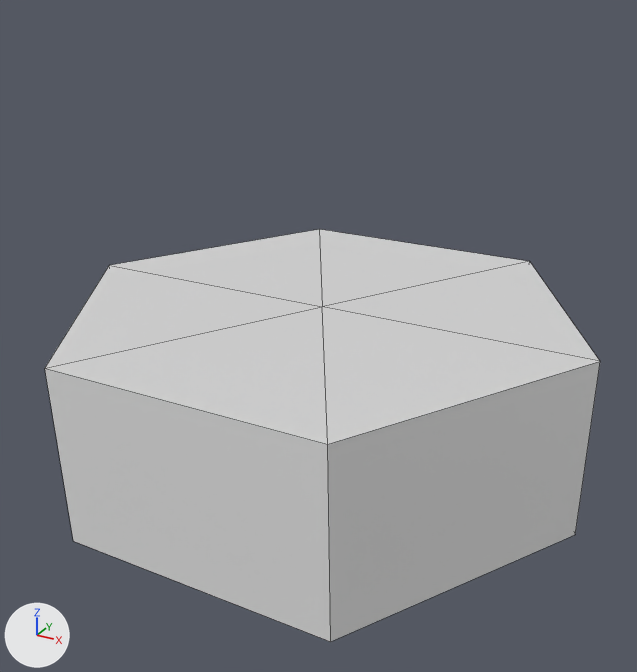
Before and after pictures for a commit that changed the FBX model Assets/Models/Environment/envMountain/envMountainLow.fbx.
Rendered twice from a 50 mm camera at (0.832, -1.53, 1.076) aimed at (0.019, -0.051, 0.336). Every picture has the same lights, and +X, +Y and +Z are marked at lower left. Mesh edges are drawn as thin lines. Materials are left out; every surface is plain grey. Where no turn or scale is listed for an object, it has been applied to the vertices.

Names of what the first picture shows: 'envMountainLow'.
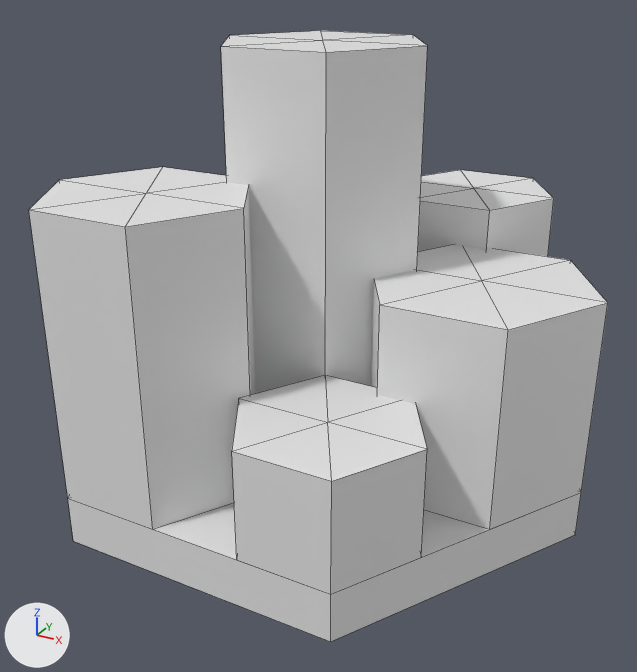
Where the change shows, as pixel boxes (x1, y1, x2, y2) in the pictures (637 x 672 px; the box of a moved part takes in the faces that stretch with it):
```json
{"object": "envMountainLow", "change": "reshaped", "before": [45, 229, 600, 642], "after": [29, 31, 608, 642], "on screen": "48% taller"}
{"part": 1, "of": "me_mesh", "change": "added", "after": [29, 167, 255, 529]}
{"part": 2, "of": "me_mesh", "change": "added", "after": [232, 376, 427, 594]}
{"part": 3, "of": "me_mesh", "change": "added", "after": [371, 245, 608, 529]}
{"part": 4, "of": "me_mesh", "change": "added", "after": [418, 170, 554, 257]}
{"part": 5, "of": "me_mesh", "change": "added", "after": [221, 31, 427, 394]}
{"part": 6, "of": "me_mesh", "change": "moved or reshaped", "before": [45, 229, 600, 627], "after": [68, 492, 581, 627]}
```

The change, as JSON lines over the scene's bpy script:
```json
{"block": "me_mesh", "where": "# used by ob_envmountainlow; location = (0.0, 0.0, 0.0)"}
{"block": "me_mesh", "where": "# verts and faces of me_mesh; kept vertices keep their numbers, new ones are numbered from 13"}
{"block": "me_mesh", "where": "# before: 6 (0.298, 0.504, 0.38) at pixel (529, 261), 7 (-0.278, 0.494, 0.38) at pixel (319, 229), 8 (-0.577, -0.01, 0.38) at pixel (109, 265), 9 (-0.298, -0.504, 0.38) at pixel (44, 368), 10 (0.278, -0.494, 0.38) at pixel (327, 444)"}
{"block": "me_mesh", "where": "# before: 11 (0.577, 0.01, 0.38) at pixel (600, 361), 12 (0.0, 0.0, 0.38) at pixel (322, 306)"}
{"op": "remove", "block": "me_mesh", "code": "me_mesh.from_pydata(...)  # 13 vertices, 12 faces; spans x -0.577..0.577, y -0.504..0.504, z 0.0..0.38"}
{"op": "add", "block": "me_mesh", "code": "me_mesh.from_pydata(...)  # 104 vertices, 96 faces; spans x -0.577..0.577, y -0.5..0.5, z 0.0..0.918"}
{"block": "me_mesh", "change": "me_mesh part 1: a new loose piece of 13 vertices spanning x -0.393..0.023, y -0.5..-0.14, z 0.101..0.675"}
{"block": "me_mesh", "change": "me_mesh part 2: a new loose piece of 13 vertices spanning x 0.01..0.382, y -0.5..-0.178, z 0.101..0.32"}
{"block": "me_mesh", "change": "me_mesh part 3: a new loose piece of 13 vertices spanning x 0.109..0.577, y -0.203..0.203, z 0.101..0.499"}
{"block": "me_mesh", "change": "me_mesh part 4: a new loose piece of 13 vertices spanning x 0.018..0.379, y 0.187..0.5, z 0.101..0.583"}
{"block": "me_mesh", "change": "me_mesh part 5: a new loose piece of 13 vertices spanning x -0.211..0.211, y -0.182..0.182, z 0.101..0.918"}
{"block": "me_mesh", "change": "me_mesh part 6"}
{"op": "add", "block": "me_mesh", "code": "verts[6] = (0.289, 0.5, 0.101)  # moved"}
{"op": "add", "block": "me_mesh", "code": "verts[7] = (-0.289, 0.5, 0.101)  # moved"}
{"op": "add", "block": "me_mesh", "code": "verts[8] = (-0.577, 0.0, 0.101)  # moved"}
{"op": "add", "block": "me_mesh", "code": "verts[9] = (-0.289, -0.5, 0.101)  # moved, pixel (67, 498)"}
{"op": "add", "block": "me_mesh", "code": "verts[10] = (0.289, -0.5, 0.101)  # moved, pixel (330, 594)"}
{"op": "add", "block": "me_mesh", "code": "verts[11] = (0.577, 0.0, 0.101)  # moved, pixel (581, 492)"}
{"op": "add", "block": "me_mesh", "code": "verts[12] = (0.0, 0.0, 0.101)  # moved"}
```
